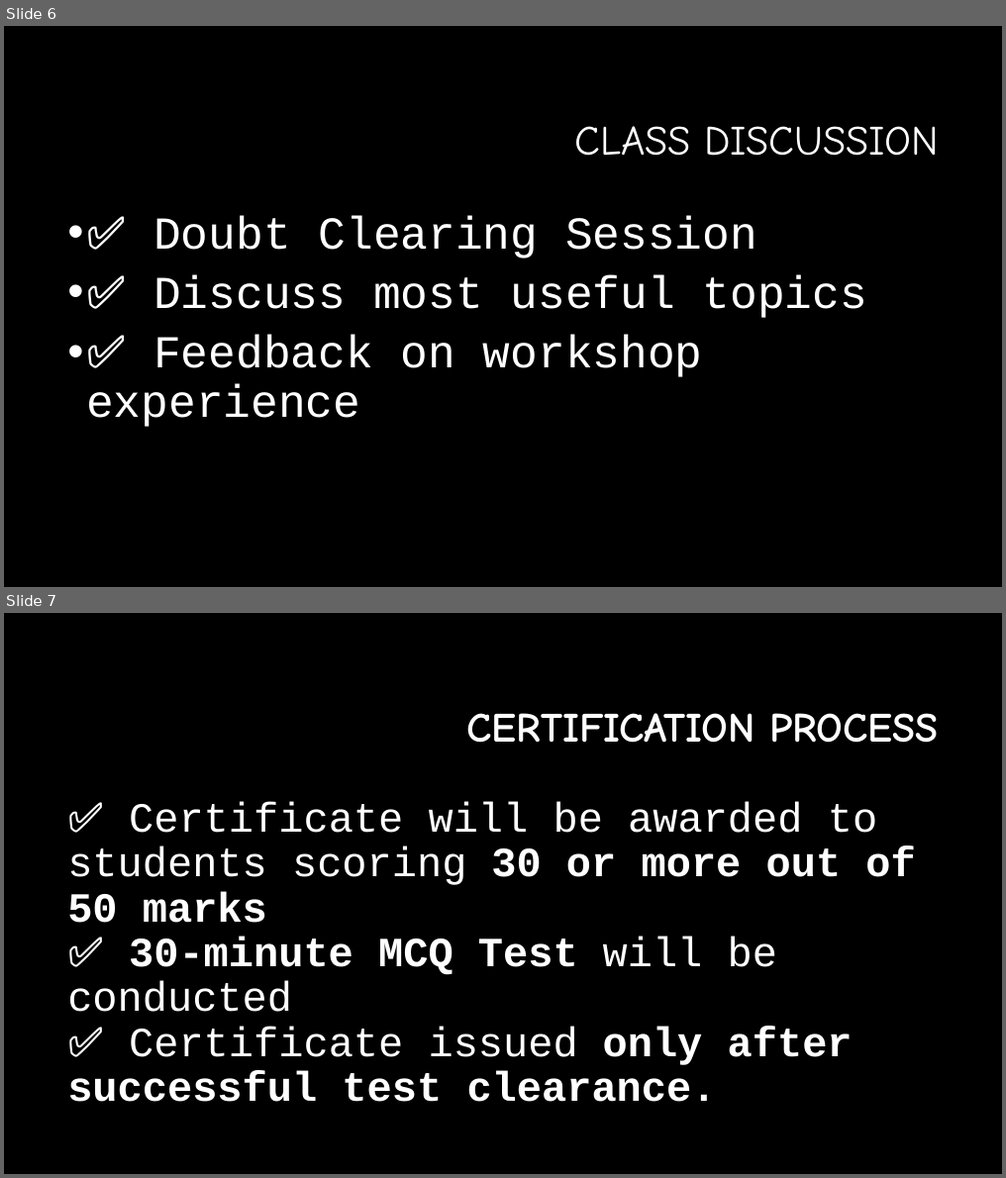
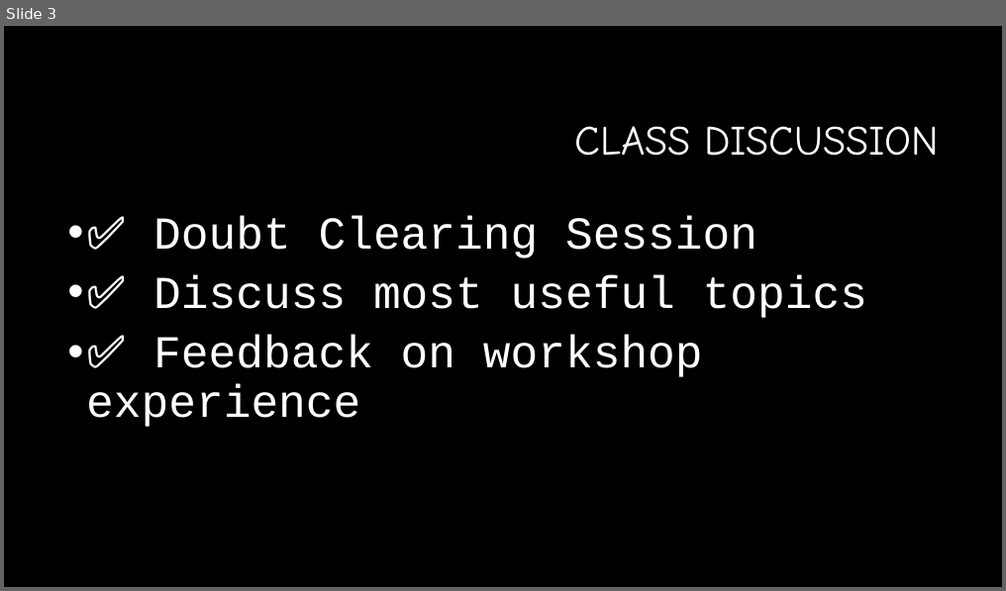
Before and after one commit to officialsurajarya/My-Hand-Written-Notes, a slide deck: 7 Days Workshop/Day7_Final_Project_Certification.pptx. Shown one above the other, each under a label of ours: slides 6 and 7 before the commit, slide 3 after it. The pictures are 1006x1178 and 1006x591 pixels, drawn with LibreOffice and Linux fonts; fonts in the diff are those of the drawing; background and template pictures are left out. Boxes give left, top, right and bottom in pixels: in the first picture for what was removed or moved away, otherwise in the second. Text is boxed around its words. In the diff, an @@ line names an element or a change of style, - is before the commit and + after.

```diff
--- a/7 Days Workshop/Day7_Final_Project_Certification.pptx
+++ b/7 Days Workshop/Day7_Final_Project_Certification.pptx
@@ slide 7 removed at [4,613,1002,1174], background #000000 @@
@@ title removed at [467,713,938,743] @@
-CERTIFICATION PROCESS
@@ text removed at [67,802,915,1102] @@
-✅ Certificate will be awarded to students scoring 30 or more out of 50 marks
-✅ 30-minute MCQ Test will be conducted
-✅ Certificate issued only after successful test clearance.
@@ what was slide 6 is now slide 3 @@
```
Also in this commit, not shown: 1 slide changed, 1 slide added, 4 other slides removed, 11 other files.
